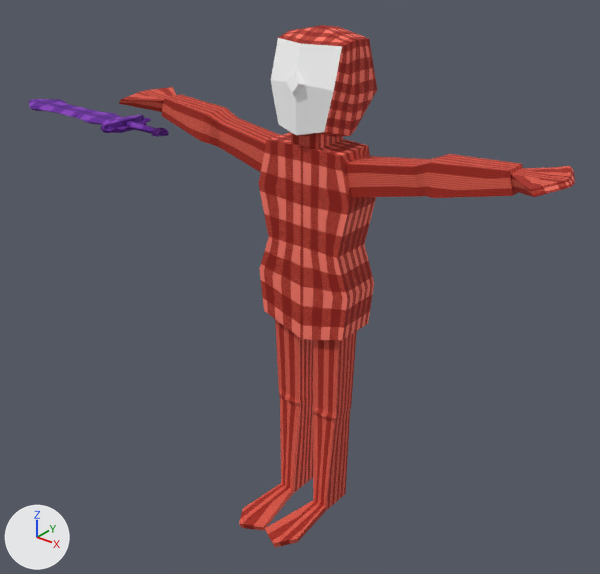
The FBX model Sample/DemoGame_01/Game/Assets/modelData/human/human.fbx: old version first, new version second.
Camera for both pictures: a camera (50 mm lens) standing at (2.71, -3.56, 3.73) and looking at (-0.21, 0.08, 1.47). The lights are fixed; the arrows at lower left show +X, +Y and +Z. Where no turn or scale is listed for an object, it has been applied to the vertices.

The first picture shows 'body', 'face', 'sword'.
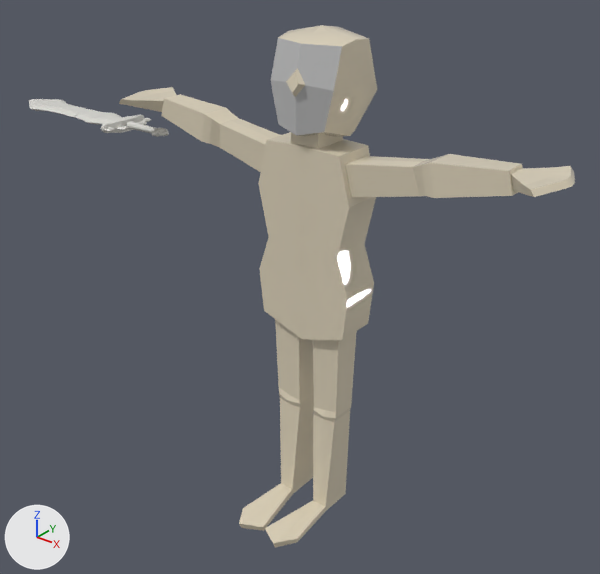
Pixel boxes (x1, y1, x2, y2) of what changed, in the pictures (600 x 574 px):
'body', surface changed (red to grey)
    both: (119, 87, 575, 547)
'face', surface changed, recoloured
    both: (271, 25, 377, 137)
'sword', surface changed (purple to white)
    both: (28, 99, 169, 137)
part 1 of me_mesh, recoloured (white to grey)
    both: (286, 68, 305, 97)

What the commit changed:
In material '01 - Default' (mat_01___default), texture is no longer img_check_png, with its transparency.
In material '01 - Default' (mat_01___default), base_color is now set to (0.734, 0.655, 0.5), light grey #ded4bc.
In material '01 - Default' (mat_01___default), roughness goes from 0.859 to 0.0.
In material '02 - Default' (mat_02___default), texture is no longer img_moko_png.
In material '02 - Default' (mat_02___default), base_color is now set to (0.5, 0.5, 0.5), grey #bcbcbc.
In material '02 - Default' (mat_02___default), roughness goes from 0.859 to 0.0.
In material '03 - Default' (mat_03___default), texture is no longer img_sword_png, with its transparency.
In material '03 - Default' (mat_03___default), base_color is now set to (0.7, 0.693, 0.651), light grey #dad9d3.
In material '03 - Default' (mat_03___default), roughness goes from 0.859 to 0.35.
me_mesh has 33 vertices, 29 faces and spans x -0.24..0.24, y -0.278..0.167, z 0.0..0.596.
me_mesh is used by ob_face; location (0.004, 0.03, 2.472).
me_mesh part 1: all 5 faces centred in x -0.024..0.024, y -0.272..-0.252, z 0.306..0.368 switch from mat_02___default (picture img_moko_png) to mat_01___default (light grey #ded3bc).
